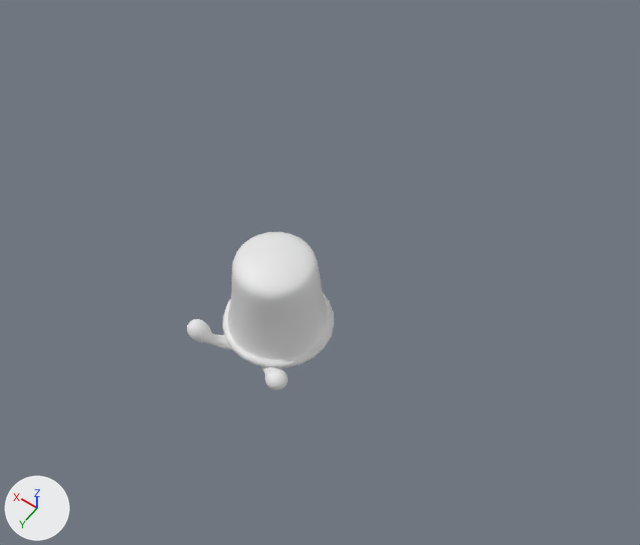
Renders of the Blender file Game/Shell.blend from each side of a commit.
Camera for both pictures: a 50 mm lens placed at (-6.43, 7.61, 13.28), pointed at (0.24, -1.72, -1.39). Lighting does not change. The marker at lower left points along +X, +Y and +Z. The same objects are shown in both versions, whatever each file hides.

Names of what the first picture shows: 'Th_Occupier', 'Thimble'.
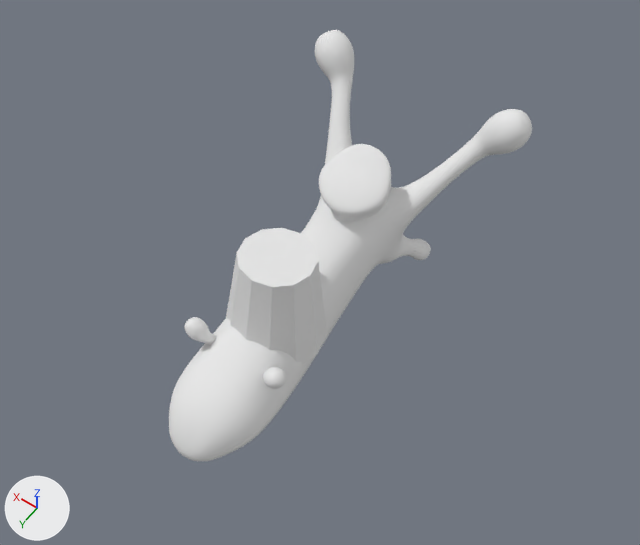
Commit message: Improved thimble motion.

Not drawn themselves, but carrying or shaping drawn objects: ob_childpivot_tail_1, ob_childpivot_tail_2, ob_childpivot_head_1, ob_childpivot_head_2, ob_eyelocref_l, ob_eyelocref_r.

Changed parts and their boxes (x1, y1, x2, y2) in the pictures (640 x 545 px):
'Snail', shown: after (169, 30, 532, 461)
'Thimble', reshaped (10% narrower): before (222, 232, 334, 368); after (226, 228, 327, 365)
'Th_Occupier', moved: before (187, 319, 288, 390); after (184, 317, 286, 389)

Patch to the scene script:
```diff
--- a/Game/Shell.blend.py
+++ b/Game/Shell.blend.py
@@ mat_shell_collision @@
+mat_shell_collision = diffuse_material('Shell_collision')
+mat_shell_collision.base_color = (0.8, 0.8, 0.8)  # white #e7e7e7
@@ me_cylinder @@
+me_cylinder.from_pydata(...)  # 24 vertices, 14 faces; spans x -1.01..1.01, y -0.91..1.11, z -1.11..1.02
+me_cylinder.materials.append(mat_shell_collision)  # white #e7e7e7
@@ ob_thimble @@
-ob_thimble = bpy.data.objects.new('Thimble', me_thimble)
+ob_thimble = bpy.data.objects.new('Thimble', me_cylinder)
 ob_thimble.location = (0.0, 0.0, 0.0)
@@ ob_th_occupier @@
 ob_th_occupier = bpy.data.objects.new('Th_Occupier', me_circle)
-ob_th_occupier.parent = ob_thimble
+ob_th_occupier.parent = ob_thimble_mesh
 ob_th_occupier.location = (0.0, 0.0, -0.879)
@@ ob_snail @@
 ob_snail.instance_collection = col_g_snail
-ob_snail.hide_set(True)  # its collection is switched off
@@ ob_childpivot_tail_1 @@
 ob_childpivot_tail_1.location = (0.0, 0.0, 0.0)
+ob_childpivot_tail_1.rotation_euler = (0.0, 0.0, 0.0175)  # degrees (0, 0, 1)
@@ ob_childpivot_tail_2 @@
 ob_childpivot_tail_2.location = (0.0, 1.2, 0.0)
+ob_childpivot_tail_2.rotation_euler = (0.0, 0.0, 0.0175)  # degrees (0, 0, 1)
@@ ob_childpivot_head_1 @@
 ob_childpivot_head_1.location = (0.0, 0.0, 0.0)
+ob_childpivot_head_1.rotation_euler = (0.0, 0.0, -0.0175)  # degrees (0, 0, -1)
@@ ob_childpivot_head_2 @@
 ob_childpivot_head_2.location = (0.0, 1.2, 0.0)
+ob_childpivot_head_2.rotation_euler = (0.0, 0.0, -0.0175)  # degrees (0, 0, -1)
@@ ob_snaillooktarget @@
 ob_snaillooktarget = bpy.data.objects.new('SnailLookTarget', None)
-ob_snaillooktarget.location = (0.0, 0.0, 0.0)
+ob_snaillooktarget.location = (0.0, -2.827, 1.527)
@@ ob_eyeray_r @@
 ob_eyeray_r = bpy.data.objects.new('EyeRay.R', None)
-ob_eyeray_r.location = (0.0, 0.0, 0.0)
+ob_eyeray_r.location = (-0.6, -3.1, 0.9)
+ob_eyeray_r.rotation_euler = (-0.932, -0.000114, 2.411)  # degrees (-53, 0, 138)
@@ ob_snailbody @@
 ob_snailbody = bpy.data.objects.new('SnailBody', me_snailbody_001)
-ob_snailbody.location = (0.0, 0.0, 0.0)
+ob_snailbody.location = (0.0, 1.5, 0.0)
 ob_snailbody.show_transparent = True
@@ ob_cargohold @@
 ob_cargohold = bpy.data.objects.new('CargoHold', None)
-ob_cargohold.location = (0.0, 0.0, 0.0)
+ob_cargohold.location = (0.0, 0.0, 1.0)
+ob_cargohold.rotation_euler = (0.0, 0.0, 3.142)  # degrees (0, 0, 180)
@@ ob_eyeray_l @@
 ob_eyeray_l = bpy.data.objects.new('EyeRay.L', None)
-ob_eyeray_l.location = (0.0, 0.0, 0.0)
+ob_eyeray_l.location = (0.6, -3.1, 0.9)
+ob_eyeray_l.rotation_euler = (-0.932, 0.000114, -2.411)  # degrees (-53, 0, -138)
@@ ob_eyelocref_l @@
 ob_eyelocref_l = bpy.data.objects.new('EyeLocRef.L', None)
-ob_eyelocref_l.location = (0.0, 0.0, 0.0)
+ob_eyelocref_l.location = (2.1, -4.8, 2.6)
+ob_eyelocref_l.rotation_euler = (-0.000018, 0.0, 3.142)  # degrees (0, 0, 180)
@@ ob_eyelocref_r @@
 ob_eyelocref_r = bpy.data.objects.new('EyeLocRef.R', None)
-ob_eyelocref_r.location = (0.0, 0.0, 0.0)
+ob_eyelocref_r.location = (-2.1, -4.781, 2.597)
+ob_eyelocref_r.rotation_euler = (-0.0000181, 0.0, 3.142)  # degrees (0, 0, 180)
@@ ob_thimble_mesh @@
+ob_thimble_mesh = bpy.data.objects.new('Thimble_Mesh', me_thimble)
+ob_thimble_mesh.parent = ob_thimble
+ob_thimble_mesh.location = (0.0, 0.0, 0.0)
+ob_thimble_mesh.rotation_euler = (0.0873, 0.0, 0.0)  # degrees (5, 0, 0)
+ob_thimble_mesh.hide_set(True)
```
